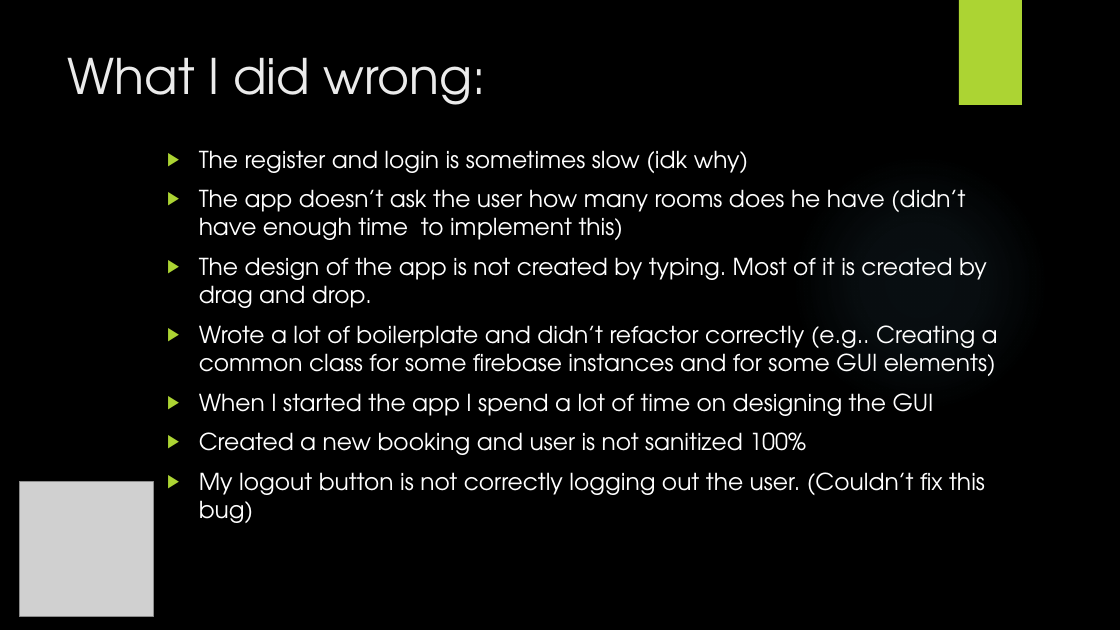
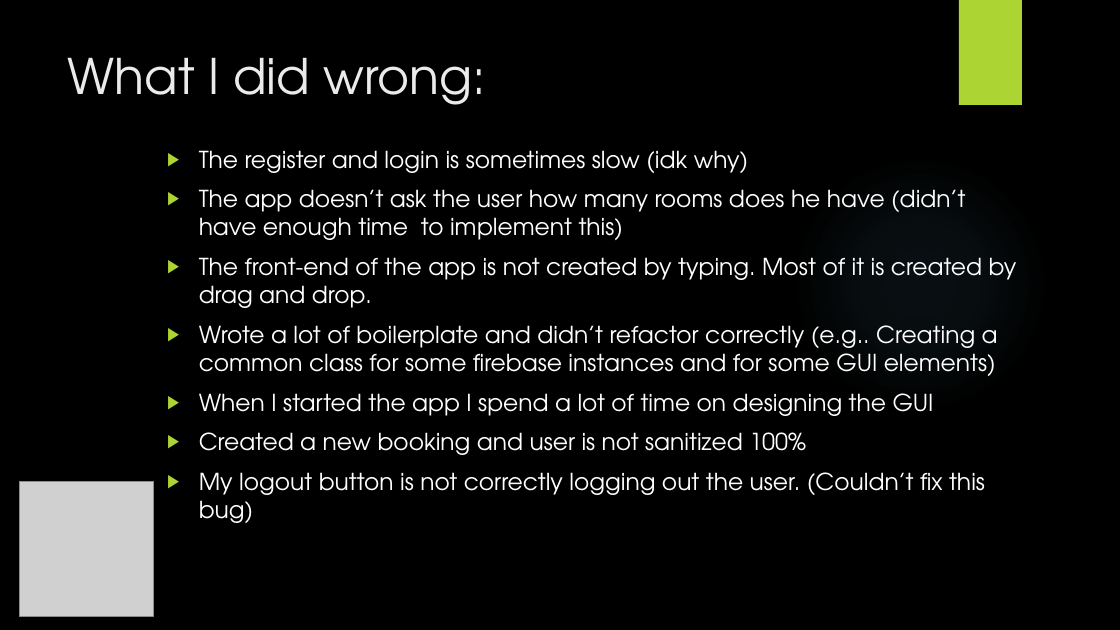
Before and after one commit to alexandruoliva/BookingManagementGAD, a slide deck: slide 8 of Booking Management App.pptx. Drawn at 1120x630 pixels with LibreOffice and Linux fonts; fonts in the diff are those of the drawing; grey boxes stand for pictures; background and template pictures are left out. Boxes give left, top, right and bottom in pixels: in the first picture for what was removed or moved away, otherwise in the second. Text is boxed around its words. In the diff, an @@ line names an element or a change of style, - is before the commit and + after.

Commit message:
Updated the ppt

```diff
--- a/Booking Management App.pptx
+++ b/Booking Management App.pptx
@@ text at <box>199,257,1017,308</box>: text changed @@
-▶ The design of the app is not created by typing. Most of it is created by drag and drop.
+▶ The front-end of the app is not created by typing. Most of it is created by drag and drop.
```
Also in this commit, not shown: 4 other slides changed.
